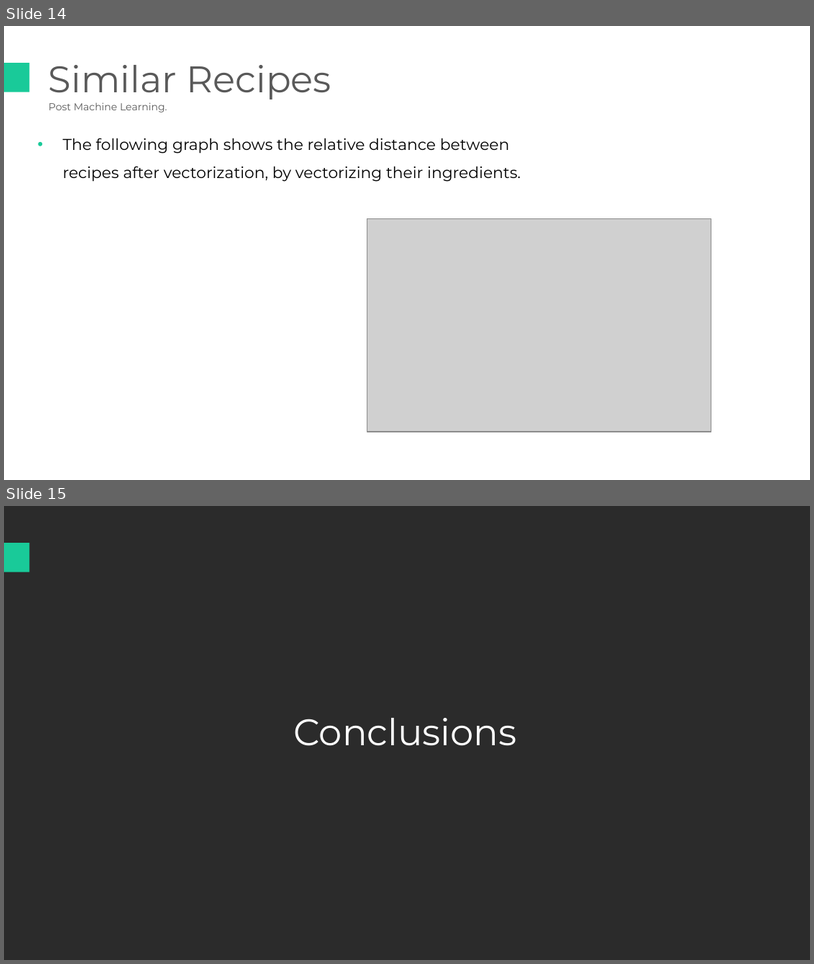
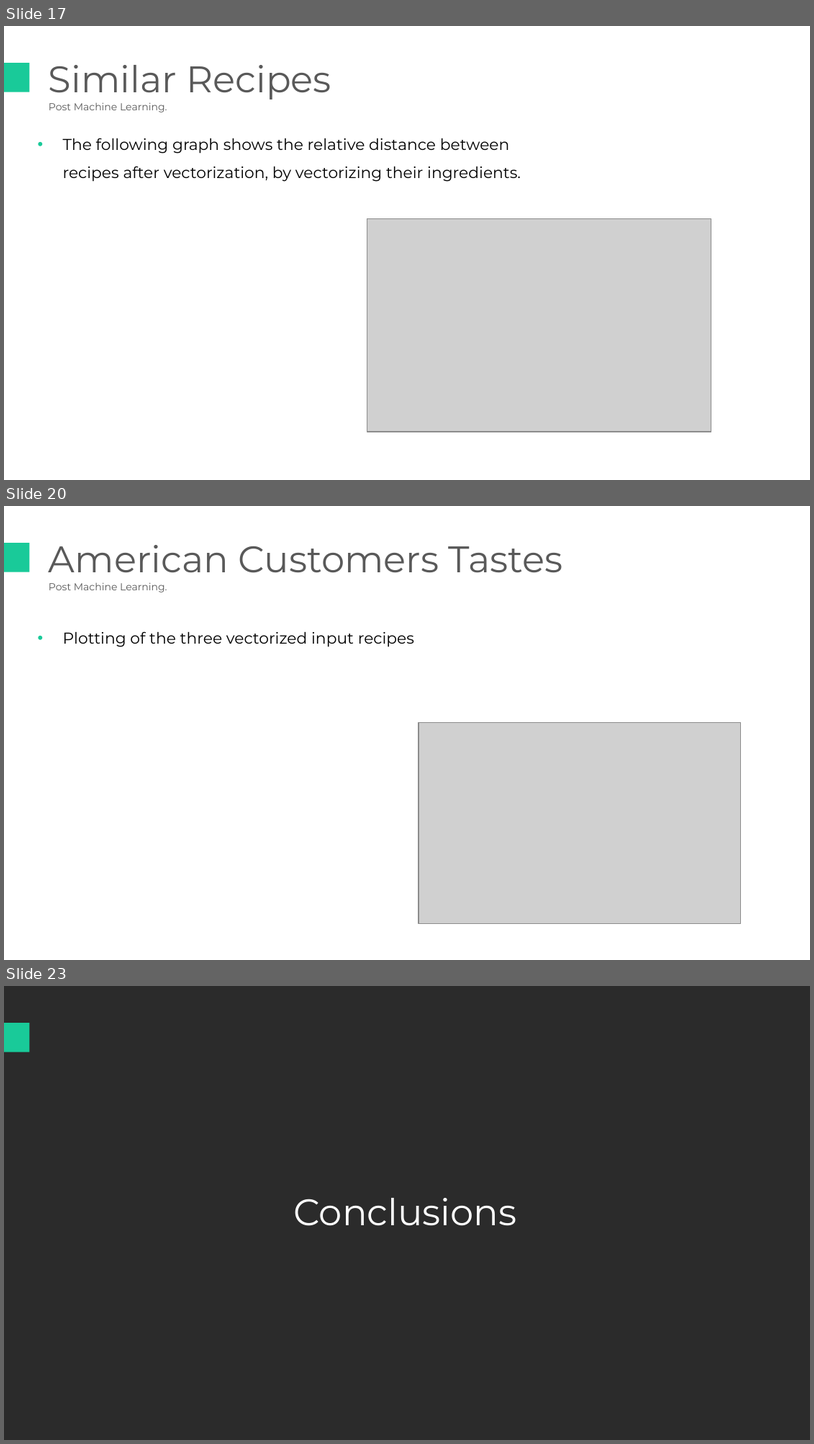
Before and after one commit to tuxiqae/Friecipe, a slide deck: Data Scince - Fricipe.pptx. Shown one above the other, each under a label of ours: slides 14 and 15 before the commit, slides 17, 20 and 23 after it; the slides between them are not shown. The pictures are 814x964 and 814x1444 pixels, drawn with LibreOffice and Linux fonts; fonts in the diff are those of the drawing; grey boxes stand for pictures; background and template pictures are left out; a plain dark background stands for a picture behind light text. Boxes give left, top, right and bottom in pixels: in the first picture for what was removed or moved away, otherwise in the second. Text is boxed around its words. In the diff, an @@ line names an element or a change of style, - is before the commit and + after.

```diff
--- a/Data Scince - Fricipe.pptx
+++ b/Data Scince - Fricipe.pptx
@@ slide 20 added at (4, 506, 810, 960), background #FFFFFF @@
@@ rectangle added at (4, 543, 30, 572), fill #19CA99 @@
@@ text added at (49, 545, 563, 592), 33 pt, text #595959 @@
+American Customers Tastes
+Post Machine Learning.
@@ text added at (63, 631, 414, 647), 14 pt, text #000000 @@
+• Plotting of the three vectorized input recipes
@@ picture added at (419, 722, 741, 923) @@
@@ what was slide 14 is now slide 17 @@
@@ what was slide 15 is now slide 23 @@
```
Also in this commit, not shown: 2 slides changed, 7 other slides added, 3 other files.
